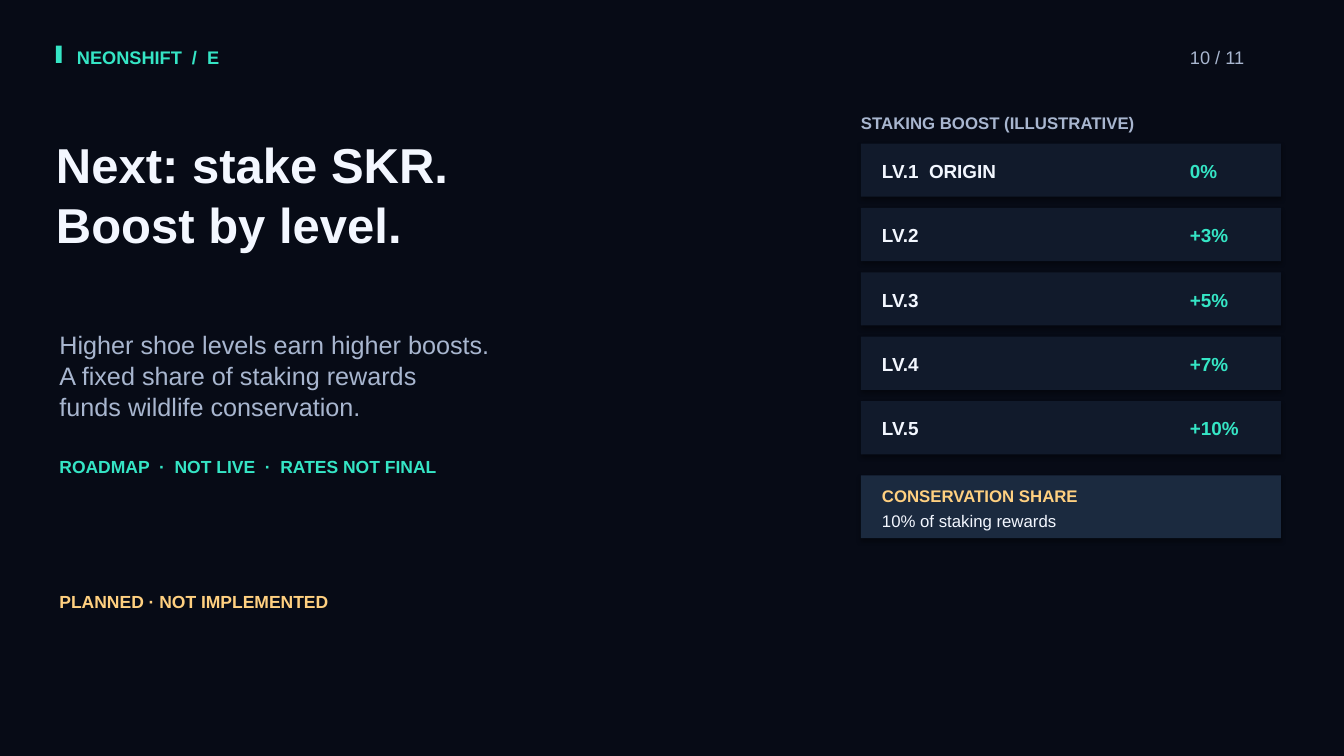
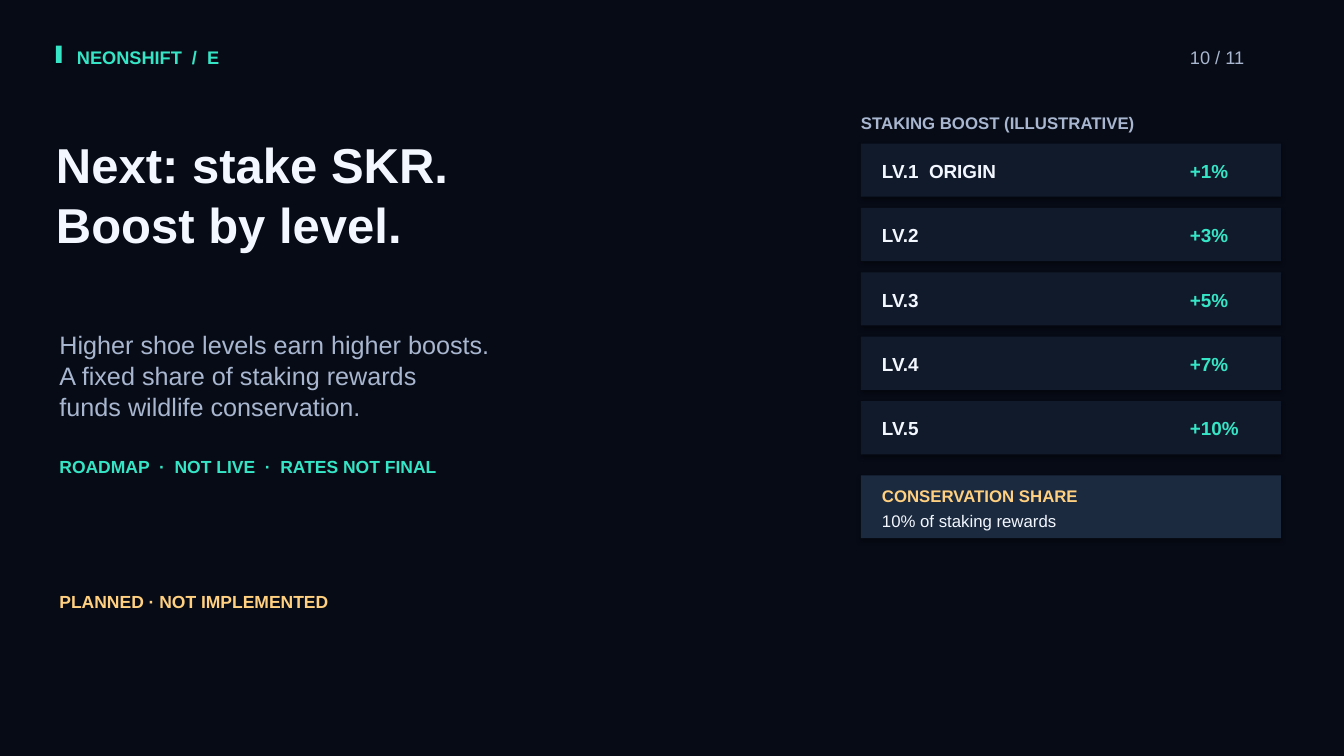
Before and after one commit to stan0714/neonshift, a slide deck: slide 10 of output/hackathon-flexclip-en/flexclip-v4/NeonShift_FlexClip_v4.pptx. Drawn at 1344x756 pixels with LibreOffice and Linux fonts; fonts in the diff are those of the drawing. Boxes give left, top, right and bottom in pixels: in the first picture for what was removed or moved away, otherwise in the second. Text is boxed around its words. In the diff, an @@ line names an element or a change of style, - is before the commit and + after.

```diff
--- a/output/hackathon-flexclip-en/flexclip-v4/NeonShift_FlexClip_v4.pptx
+++ b/output/hackathon-flexclip-en/flexclip-v4/NeonShift_FlexClip_v4.pptx
@@ text at box(1190, 165, 1228, 178): text changed @@
-0%
++1%
```
Also in this commit, not shown: 15 other files.
